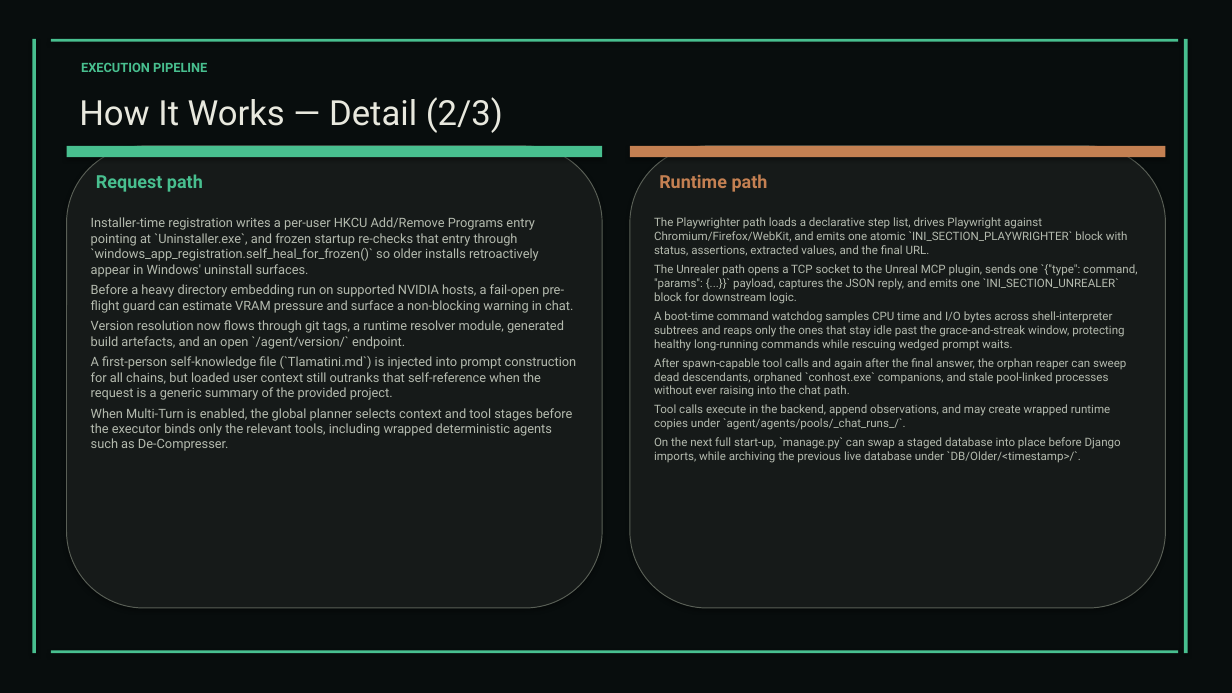
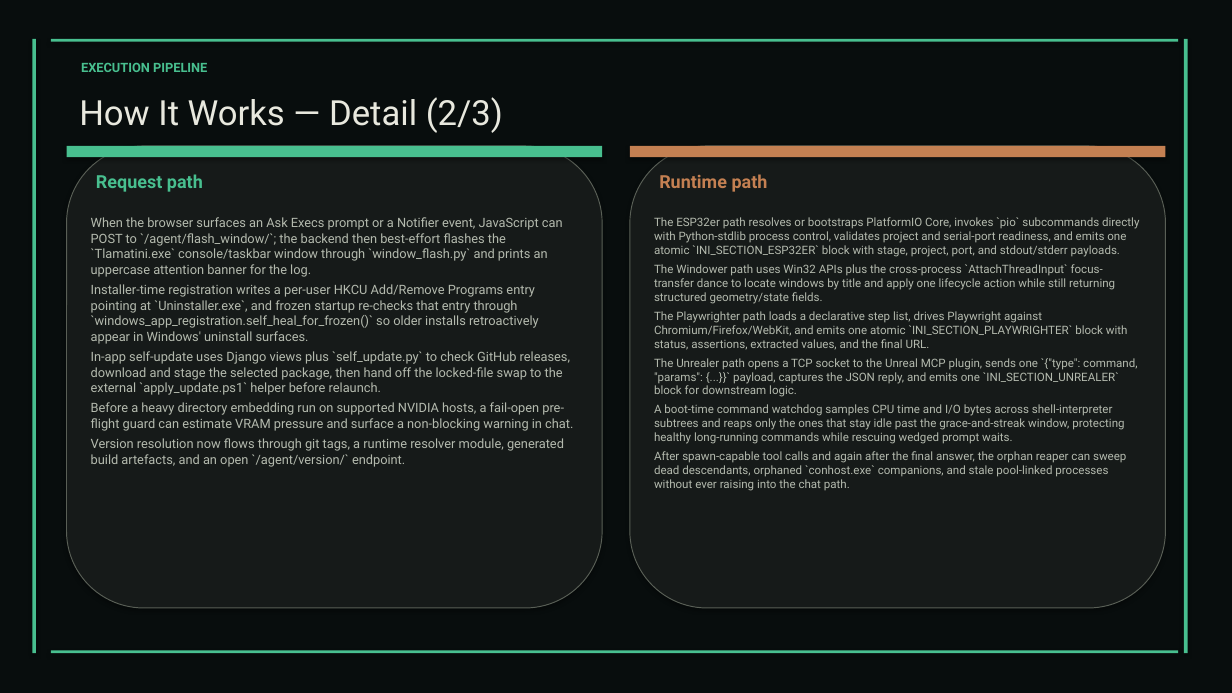
Before and after one commit to XAIHT/Tlamatini, a slide deck: slide 9 of Tlamatini_eXtended_Artificial_Intelligence_Humanly_Tempered.pptx (slide 8 before the commit). Drawn at 1232x693 pixels with LibreOffice and Linux fonts; fonts in the diff are those of the drawing. Boxes give left, top, right and bottom in pixels: in the first picture for what was removed or moved away, otherwise in the second. Text is boxed around its words. In the diff, an @@ line names an element or a change of style, - is before the commit and + after.

```diff
--- a/Tlamatini_eXtended_Artificial_Intelligence_Humanly_Tempered.pptx
+++ b/Tlamatini_eXtended_Artificial_Intelligence_Humanly_Tempered.pptx
@@ text at [91,217,563,277]: paragraph added @@
+When the browser surfaces an Ask Execs prompt or a Notifier event, JavaScript can POST to `/agent/flash_window/`; the backend then best-effort flashes the `Tlamatini.exe` console/taskbar window through `window_flash.py` and prints an uppercase attention banner for the log.
@@ text at [654,217,1139,304]: paragraphs added @@
+The ESP32er path resolves or bootstraps PlatformIO Core, invokes `pio` subcommands directly with Python-stdlib process control, validates project and serial-port readiness, and emits one atomic `INI_SECTION_ESP32ER` block with stage, project, port, and stdout/stderr payloads.
+The Windower path uses Win32 APIs plus the cross-process `AttachThreadInput` focus-transfer dance to locate windows by title and apply one lifecycle action while still returning structured geometry/state fields.
@@ text at [91,351,570,395]: paragraph added @@
+In-app self-update uses Django views plus `self_update.py` to check GitHub releases, download and stage the selected package, then hand off the locked-file swap to the external `apply_update.ps1` helper before relaunch.
@@ text at [91,356,577,451]: paragraphs removed @@
-A first-person self-knowledge file (`Tlamatini.md`) is injected into prompt construction for all chains, but loaded user context still outranks that self-reference when the request is a generic summary of the provided project.
-When Multi-Turn is enabled, the global planner selects context and tool stages before the executor binds only the relevant tools, including wrapped deterministic agents such as De-Compresser.
@@ text at [654,404,1121,463]: paragraphs removed @@
-Tool calls execute in the backend, append observations, and may create wrapped runtime copies under `agent/agents/pools/_chat_runs_/`.
-On the next full start-up, `manage.py` can swap a staged database into place before Django imports, while archiving the previous live database under `DB/Older/<timestamp>/`.
```
Also in this commit, not shown: 53 other slides changed, 6 slides added, 1 slide removed, 2 other files.
